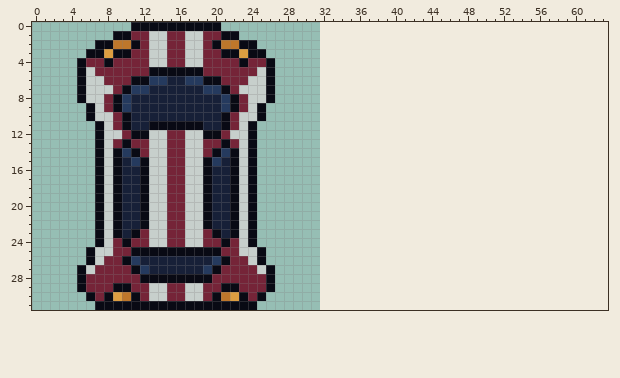
File history of a pixel-art sprite, Assets/Vehicle/Sprites/sports_car.png. This is how it looked before the edit.
The file is 32x32 pixels. The old version is drawn lined up with the new one, on the new canvas.
The result:
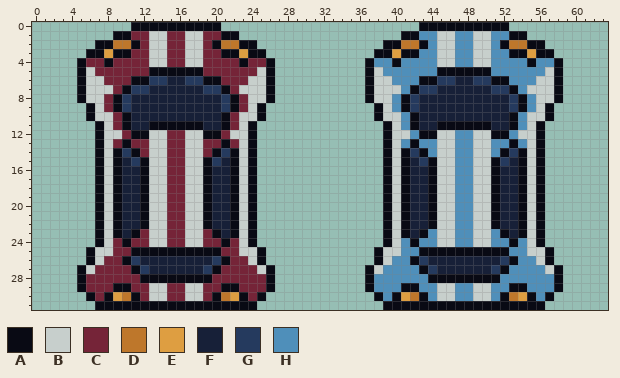
Palette (. is transparent): A #090a14  B #c7cfcc  C #752438  D #be772b  E #de9e41  F #172038  G #253a5e  H #4f8fba
What changed:
canvas 32x32 -> 64x32
y 0: x 43..52 .......... -> AAAAAAAAAA
y 1: x 41..54 .............. -> AAHHBBHHBBHHAA
y 2: x 39..56 .................. -> AADDAHBBHHBBHADDAA
y 3: x 38..57 .................... -> AAEAAHHBBHHBBHHAAEAA
y 4: x 37..58 ...................... -> AHHAHHHHBBHHBBHHHHAHHA
y 5: x 37..58 ...................... -> ABHHHHHHAAAAAAHHHHHHBA
y 6: x 37..58 ...................... -> ABBHHHAAGGFFGGAAHHHBBA
y 7: x 37..58 ...................... -> ABBBHAGGFFFFFFGGAHBBBA
y 8: x 37..58 ...................... -> ABBHAGFFFFFFFFFFGAHBBA
y 9: x 38..57 .................... -> ABHAGFFFFFFFFFFGAHBA
y 10: x 38..57 .................... -> ABBHAFFFFFFFFFFAHBBA
y 11: x 39..56 .................. -> ABHAFFAAAAAAFFAHBA
y 12: x 39..56 .................. -> ABBHAABBHHBBAAHBBA
y 13: x 39..56 .................. -> ABHAHHBBHHBBHHAHBA
y 14: x 39..56 .................. -> ABAGAHBBHHBBHAGABA
y 15: x 39..56 .................. -> ABAFGABBHHBBAGFABA
y 16..22: x 39..56 .................. -> ABAFFABBHHBBAFFABA
y 23: x 39..56 .................. -> ABAFAHBBHHBBHAFABA
y 24: x 39..56 .................. -> ABHAHHBBHHBBHHAHBA
y 25: x 38..57 .................... -> ABBHHAAAAAAAAAAHHBBA
y 26: x 38..57 .................... -> ABHHAGFFFFFFFFGAHHBA
y 27: x 37..58 ...................... -> ABHHHHAGFFFFFFGAHHHHBA
y 28: x 37..58 ...................... -> AHHHHHHAAAAAAAAHHHHHHA
y 29: x 37..58 ...................... -> AHHHAAHHBBHHBBHHAAHHHA
y 30: x 38..57 .................... -> AHAEDAHBBHHBBHADEAHA
y 31: x 39..56 .................. -> AAAAAAAAAAAAAAAAAA
Boxes around the changes in both pictures, in picture pixels (x1, y1, x2, y2):
added: (365, 22, 563, 310)
